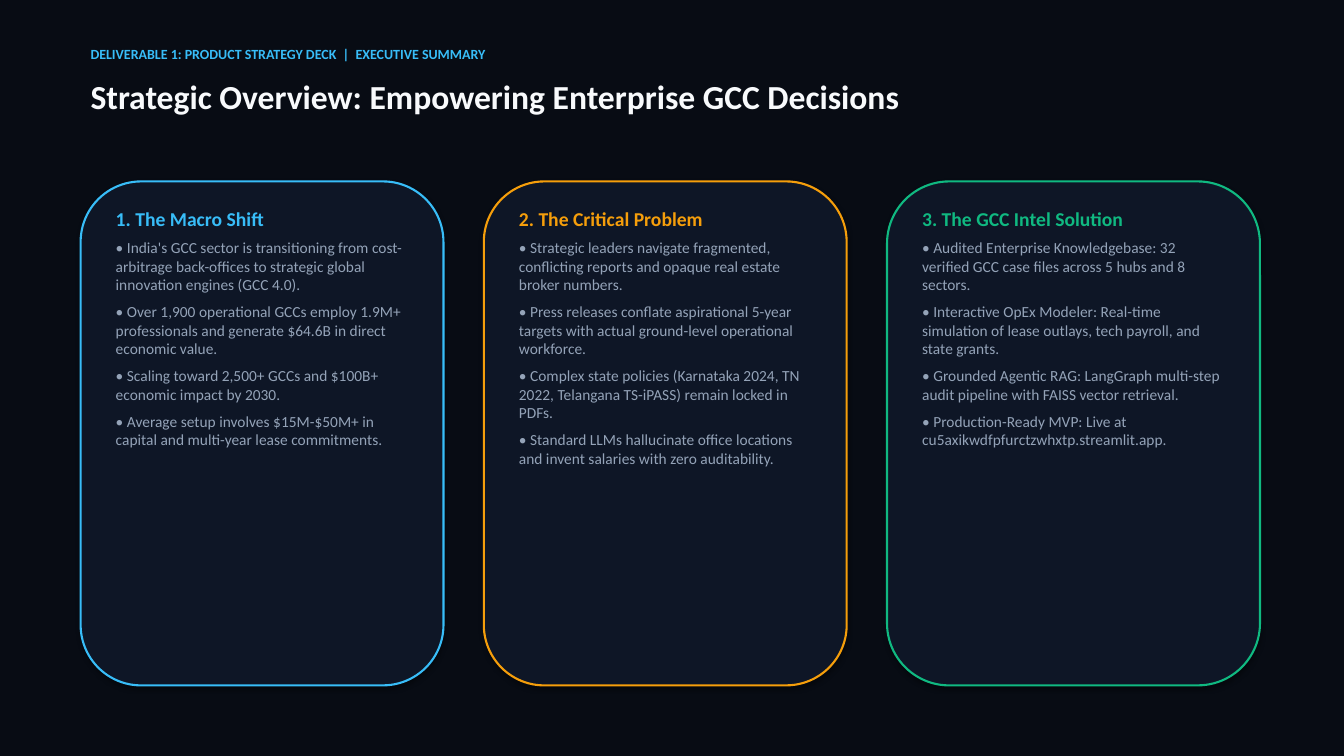
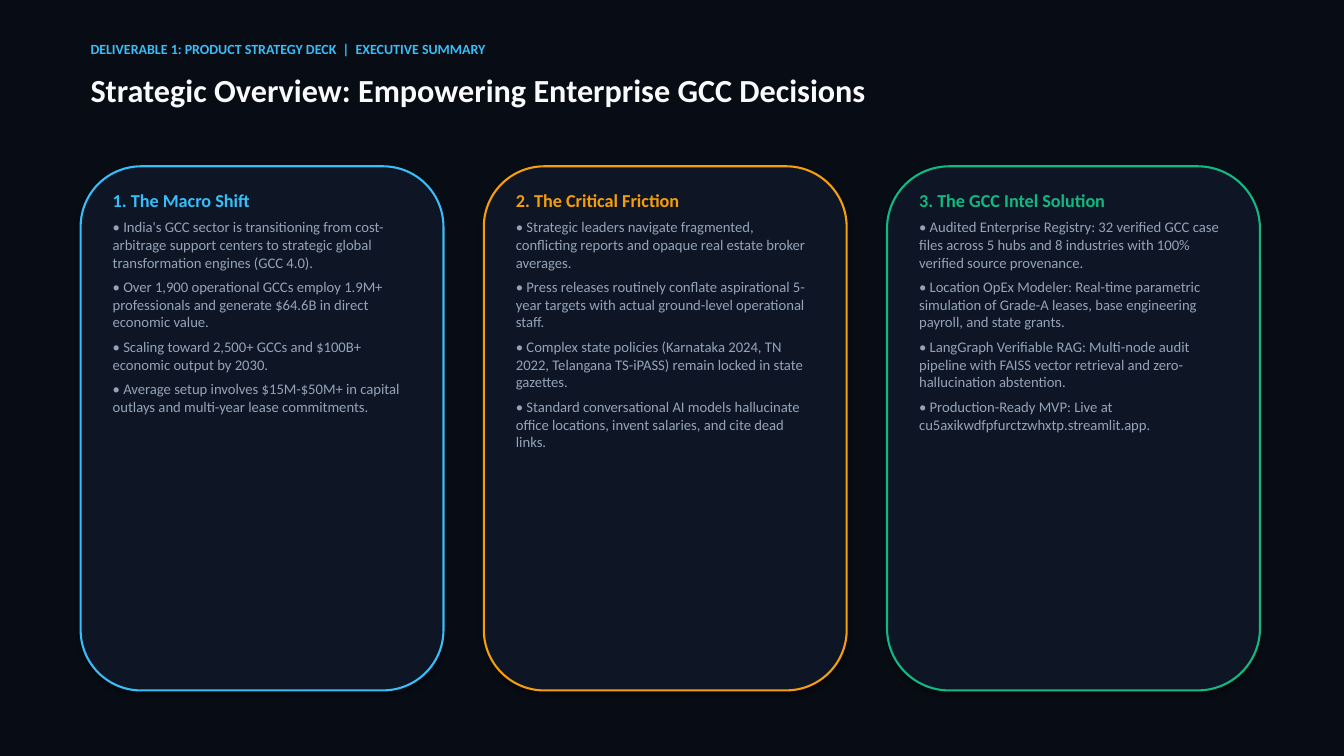
Before and after one commit to SURYAMS002/gcc, a slide deck: slide 2 of GCC_Intel_Product_Strategy_Deck.pptx. Drawn at 1344x756 pixels with LibreOffice and Linux fonts; fonts in the diff are those of the drawing. Boxes give left, top, right and bottom in pixels: in the first picture for what was removed or moved away, otherwise in the second. Text is boxed around its words. In the diff, an @@ line names an element or a change of style, - is before the commit and + after.

Commit message:
Elevate Product Strategy Deck to 15 executive slides: add system architecture, deep dives on all special features, and eliminate any external project mentions

```diff
--- a/GCC_Intel_Product_Strategy_Deck.pptx
+++ b/GCC_Intel_Product_Strategy_Deck.pptx
@@ text "DELIVERABLE 1: PRODUCT STRATEGY DECK ...": place and size @@
-text "DELIVERABLE 1: PRODUCT STRATEGY DECK ..." at [91, 50, 485, 59]
+text "DELIVERABLE 1: PRODUCT STRATEGY DECK ..." at [91, 45, 485, 54]
@@ text "Strategic Overview: Empowering Enterprise GCC ..." at [91, 79, 865, 108]: size 24 to 23 pt @@
@@ rounded rectangle: place and size @@
-rounded rectangle at [81, 181, 444, 686]
+rounded rectangle at [81, 166, 444, 691]
@@ rounded rectangle: place and size @@
-rounded rectangle at [484, 181, 847, 686]
+rounded rectangle at [484, 166, 847, 691]
@@ rounded rectangle: place and size @@
-rounded rectangle at [887, 181, 1260, 686]
+rounded rectangle at [887, 166, 1260, 691]
@@ text "1. The Macro Shift": place and size @@
-text "1. The Macro Shift" at [116, 212, 402, 448]
+text "1. The Macro Shift" at [113, 194, 399, 415]
@@ text at [113, 194, 382, 327]: size 14 to 13 pt in "1. The Macro Shift"; size 11 to 10.5 pt in "• Over 1,900 operational GCCs employ 1.9M+ ..."; less space between paragraphs @@
@@ text at [516, 194, 805, 447]: text changed; size 11 to 10.5 pt @@
-2. The Critical Problem
-• Strategic leaders navigate fragmented, conflicting reports and opaque real estate broker numbers.
-• Press releases conflate aspirational 5-year targets with actual ground-level operational workforce.
-• Complex state policies (Karnataka 2024, TN 2022, Telangana TS-iPASS) remain locked in PDFs.
-• Standard LLMs hallucinate office locations and invent salaries with zero auditability.
+2. The Critical Friction
+• Strategic leaders navigate fragmented, conflicting reports and opaque real estate broker averages.
+• Press releases routinely conflate aspirational 5-year targets with actual ground-level operational staff.
+• Complex state policies (Karnataka 2024, TN 2022, Telangana TS-iPASS) remain locked in state gazettes.
+• Standard conversational AI models hallucinate office locations, invent salaries, and cite dead links.
@@ text "3. The GCC Intel Solution": place and size @@
-text "3. The GCC Intel Solution" at [922, 212, 1220, 448]
+text "3. The GCC Intel Solution" at [919, 194, 1219, 433]
@@ text at [919, 194, 1150, 433]: size 14 to 13 pt in "3. The GCC Intel Solution"; size 11 to 10.5 pt in "• Production-Ready MVP: Live at cu5axikwdfpfurctzwhxtp.strea ..."; less space between paragraphs @@
@@ text at [113, 222, 383, 271]: text changed; size 11 to 10.5 pt @@
-• India's GCC sector is transitioning from cost-arbitrage back-offices to strategic global innovation engines (GCC 4.0).
+• India's GCC sector is transitioning from cost-arbitrage support centers to strategic global transformation engines (GCC 4.0).
@@ text at [919, 222, 1219, 387]: text changed; size 11 to 10.5 pt @@
-• Audited Enterprise Knowledgebase: 32 verified GCC case files across 5 hubs and 8 sectors.
-• Interactive OpEx Modeler: Real-time simulation of lease outlays, tech payroll, and state grants.
-• Grounded Agentic RAG: LangGraph multi-step audit pipeline with FAISS vector retrieval.
+• Audited Enterprise Registry: 32 verified GCC case files across 5 hubs and 8 industries with 100% verified source provenance.
+• Location OpEx Modeler: Real-time parametric simulation of Grade-A leases, base engineering payroll, and state grants.
+• LangGraph Verifiable RAG: Multi-node audit pipeline with FAISS vector retrieval and zero-hallucination abstention.
@@ text at [113, 342, 399, 415]: text changed; size 11 to 10.5 pt @@
-• Scaling toward 2,500+ GCCs and $100B+ economic impact by 2030.
-• Average setup involves $15M-$50M+ in capital and multi-year lease commitments.
+• Scaling toward 2,500+ GCCs and $100B+ economic output by 2030.
+• Average setup involves $15M-$50M+ in capital outlays and multi-year lease commitments.
```
Also in this commit, not shown: 10 other slides changed, 4 slides added, 2 slides removed, 2 other files.
